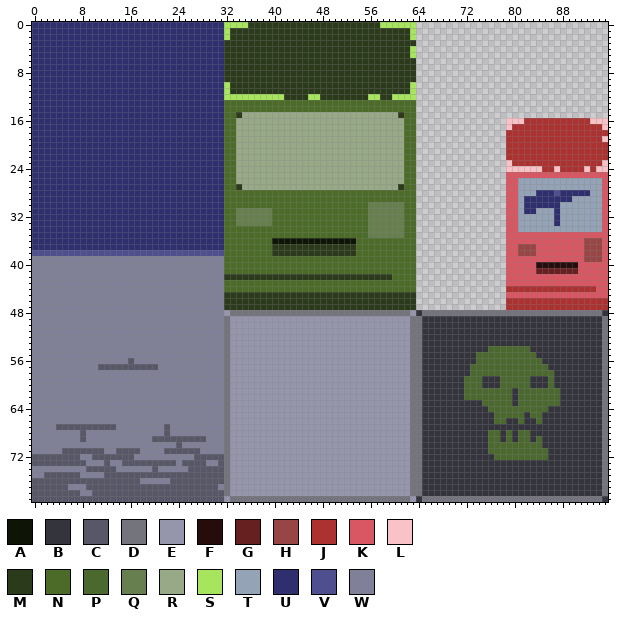
One commit to this sprite sheet: OverDose/Images/tile_sheet.png. Above, as it was before the edit.
The file is 96x80 pixels.
Palette (. is transparent): A #0e1506  B #34343c  C #575767  D #74747c  E #9595ab  F #260d0d  G #672020  H #984545  J #ac3232  K #d95763  L #f9c2c7  M #2c3a1c  N #4c6b28  P #4b692f  Q #677e4e  R #98a987  S #a7e55f  T #95a3b6  U #2f2f6f  V #4f4f8f  W #808098
Pixels before (only the part around the change), first column x 57:
13 NNNNNNN................................
14 NNNNNNN................................
15 RRRRMNN................................
16 RRRRRNN...............LLLJJJJJJJJJJJLLL
17 RRRRRNN...............LJJJJJJJJJJJJJJJL
18 RRRRRNN...............JJJJJJJJJJJJJJJJJ
19 RRRRRNN...............JJJJJJJJJJJJJJJJL
20 RRRRRNN...............JJJJJJJJJJJJJJJJJ
21 RRRRRNN...............JJJJJJJJJJJJJJJJJ
22 RRRRRNN...............JJJJJJJJJJJJJJJJJ
23 RRRRRNN...............LJJJJJJJJJJJJJJJL
24 RRRRRNN...............LLLLLLJJLJJJJLJLL
25 RRRRRNN...............KKKKKKKKKKKKKKKKK
26 RRRRRNN...............KKTTTTTTTTTTTTTTK
27 RRRRMNN...............KKTTTTTTTTTTTTTTK
28 NNNNNNN...............KKTTTUUUVUUUUUTTK
29 NNNNNNN...............KKTUUUUUUUUTTTTTK
30 QQQQQNN...............KKTUUUUUUTTTTTTTK
31 QQQQQNN...............KKTUUTTTUTTTTTTTK
32 QQQQQNN...............KKTTTTTTUTTTTTTTK
33 QQQQQNN...............KKTTTTTTUTTTTTTTK
34 QQQQQNN...............KKTTTTTTTTTTTTTTK
35 QQQQQNN...............KKKKKKKKKKKKKKKKK
36 NNNNNNN...............KKKKKKKKKKKKKHHHK
37 NNNNNNN...............KKHHHKKKKKKKKHHHK
38 NNNNNNN...............KKHHHKKKKKKKKHHHK
39 NNNNNNN...............KKKKKKKKKKKKKHHHK
40 NNNNNNN...............KKKKKFFFFFFFKKKKK
41 NNNNNNN...............KKKKKGGGGGGGKKKKK
42 MMMNNNN...............KKKKKKKKKKKKKKKKK
43 NNNNNNN...............KKKKKKKKKKKKKKKKK
44 NNNNNNN...............JJJJJJJJJJJJJJJKK
45 MMMMMMM...............KKKKKKKKKKKKKKKKK
46 MMMMMMM...............JJJJJJJJJJJJJJJJJ
47 MMMMMMM...............JJJJJJJJJJJJJJJJJ
48 DDDDDDEBDDDDDDDDDDDDDDDDDDDDDDDDDDDDDDB
49 EEEEEEDDBBBBBBBBBBBBBBBBBBBBBBBBBBBBBBD
50 EEEEEEDDBBBBBBBBBBBBBBBBBBBBBBBBBBBBBBD
51 EEEEEEDDBBBBBBBBBBBBBBBBBBBBBBBBBBBBBBD
52 EEEEEEDDBBBBBBBBBBBBBBBBBBBBBBBBBBBBBBD
53 EEEEEEDDBBBBBBBBBBBBBBBBBBBBBBBBBBBBBBD
54 EEEEEEDDBBBBBBBBBBBPPPPPPPBBBBBBBBBBBBD
55 EEEEEEDDBBBBBBBBBPPPPPPPPPPBBBBBBBBBBBD
56 EEEEEEDDBBBBBBBBBPPPPPPPPPPPBBBBBBBBBBD
57 EEEEEEDDBBBBBBBBPPPPPPPPPPPPPBBBBBBBBBD
58 EEEEEEDDBBBBBBBBPPPPPPPPPPPPPPBBBBBBBBD
59 EEEEEEDDBBBBBBBPPPBBBPPPPPBBBPBBBBBBBBD
60 EEEEEEDDBBBBBBBPPPBBBPPPPPBBBPBBBBBBBBD
And afterwards:
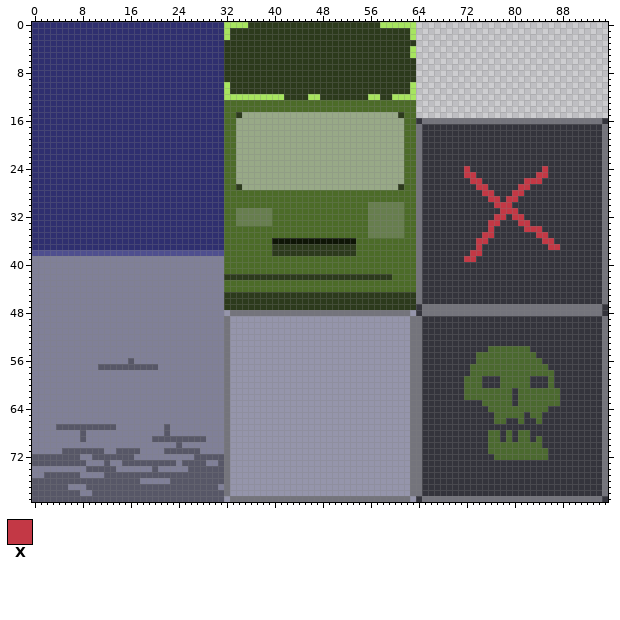
Colours new in this view: X #c33845
Log entry: Zombover | PlayerWallTileMap
From old to new:
y 16: x 64..95 ...............LLLJJJJJJJJJJJLLL -> BDDDDDDDDDDDDDDDDDDDDDDDDDDDDDDB
y 17: x 64..95 ...............LJJJJJJJJJJJJJJJL -> DBBBBBBBBBBBBBBBBBBBBBBBBBBBBBBD
y 18: x 64..95 ...............JJJJJJJJJJJJJJJJJ -> DBBBBBBBBBBBBBBBBBBBBBBBBBBBBBBD
y 19: x 64..95 ...............JJJJJJJJJJJJJJJJL -> DBBBBBBBBBBBBBBBBBBBBBBBBBBBBBBD
y 20..22: x 64..95 ...............JJJJJJJJJJJJJJJJJ -> DBBBBBBBBBBBBBBBBBBBBBBBBBBBBBBD
y 23: x 64..95 ...............LJJJJJJJJJJJJJJJL -> DBBBBBBBBBBBBBBBBBBBBBBBBBBBBBBD
y 24: x 64..95 ...............LLLLLLJJLJJJJLJLL -> DBBBBBBBXBBBBBBBBBBBBXBBBBBBBBBD
y 25: x 64..95 ...............KKKKKKKKKKKKKKKKK -> DBBBBBBBXXBBBBBBBBBBXXBBBBBBBBBD
y 26: x 64..95 ...............KKTTTTTTTTTTTTTTK -> DBBBBBBBBXXBBBBBBBXXXBBBBBBBBBBD
y 27: x 64..95 ...............KKTTTTTTTTTTTTTTK -> DBBBBBBBBBXXBBBBBXXBBBBBBBBBBBBD
y 28: x 64..95 ...............KKTTTUUUVUUUUUTTK -> DBBBBBBBBBBXXBBBXXBBBBBBBBBBBBBD
y 29: x 64..95 ...............KKTUUUUUUUUTTTTTK -> DBBBBBBBBBBBXXBXXBBBBBBBBBBBBBBD
y 30: x 64..95 ...............KKTUUUUUUTTTTTTTK -> DBBBBBBBBBBBBXXXBBBBBBBBBBBBBBBD
y 31: x 64..95 ...............KKTUUTTTUTTTTTTTK -> DBBBBBBBBBBBBBXXXBBBBBBBBBBBBBBD
y 32: x 64..95 ...............KKTTTTTTUTTTTTTTK -> DBBBBBBBBBBBBXXBXXBBBBBBBBBBBBBD
y 33: x 64..95 ...............KKTTTTTTUTTTTTTTK -> DBBBBBBBBBBBXXBBBXXBBBBBBBBBBBBD
y 34: x 64..95 ...............KKTTTTTTTTTTTTTTK -> DBBBBBBBBBBBXBBBBBXXXBBBBBBBBBBD
y 35: x 64..95 ...............KKKKKKKKKKKKKKKKK -> DBBBBBBBBBBXXBBBBBBBXXBBBBBBBBBD
y 36: x 64..95 ...............KKKKKKKKKKKKKHHHK -> DBBBBBBBBBXXBBBBBBBBBXXBBBBBBBBD
y 37: x 64..95 ...............KKHHHKKKKKKKKHHHK -> DBBBBBBBBBXBBBBBBBBBBBXXBBBBBBBD
y 38: x 64..95 ...............KKHHHKKKKKKKKHHHK -> DBBBBBBBBXXBBBBBBBBBBBBBBBBBBBBD
y 39: x 64..95 ...............KKKKKKKKKKKKKHHHK -> DBBBBBBBXXBBBBBBBBBBBBBBBBBBBBBD
y 40: x 64..95 ...............KKKKKFFFFFFFKKKKK -> DBBBBBBBBBBBBBBBBBBBBBBBBBBBBBBD
y 41: x 64..95 ...............KKKKKGGGGGGGKKKKK -> DBBBBBBBBBBBBBBBBBBBBBBBBBBBBBBD
y 42..43: x 64..95 ...............KKKKKKKKKKKKKKKKK -> DBBBBBBBBBBBBBBBBBBBBBBBBBBBBBBD
y 44: x 64..95 ...............JJJJJJJJJJJJJJJKK -> DBBBBBBBBBBBBBBBBBBBBBBBBBBBBBBD
y 45: x 64..95 ...............KKKKKKKKKKKKKKKKK -> DBBBBBBBBBBBBBBBBBBBBBBBBBBBBBBD
y 46: x 64..95 ...............JJJJJJJJJJJJJJJJJ -> DBBBBBBBBBBBBBBBBBBBBBBBBBBBBBBD
y 47: x 64..95 ...............JJJJJJJJJJJJJJJJJ -> BDDDDDDDDDDDDDDDDDDDDDDDDDDDDDDB
Changed places in both pictures, as pixel boxes (x1, y1, x2, y2):
changed: (416, 118, 608, 310)
